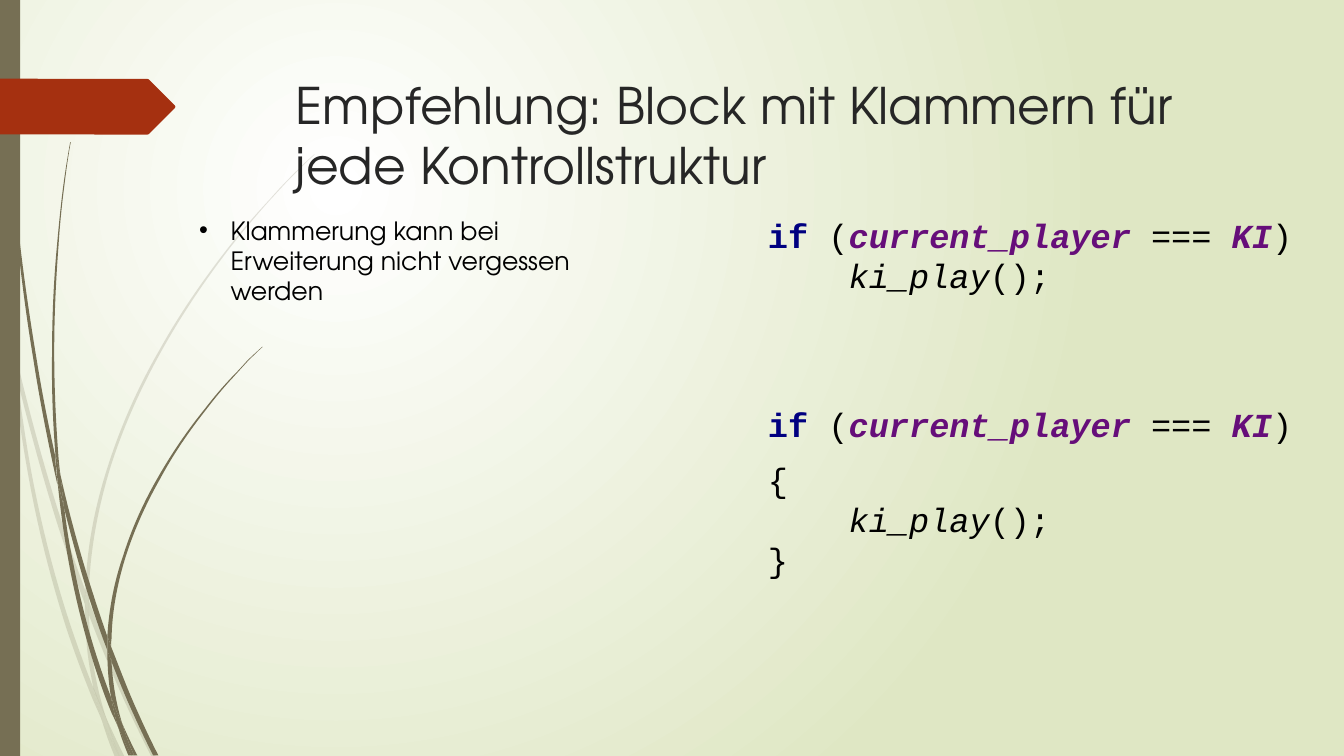
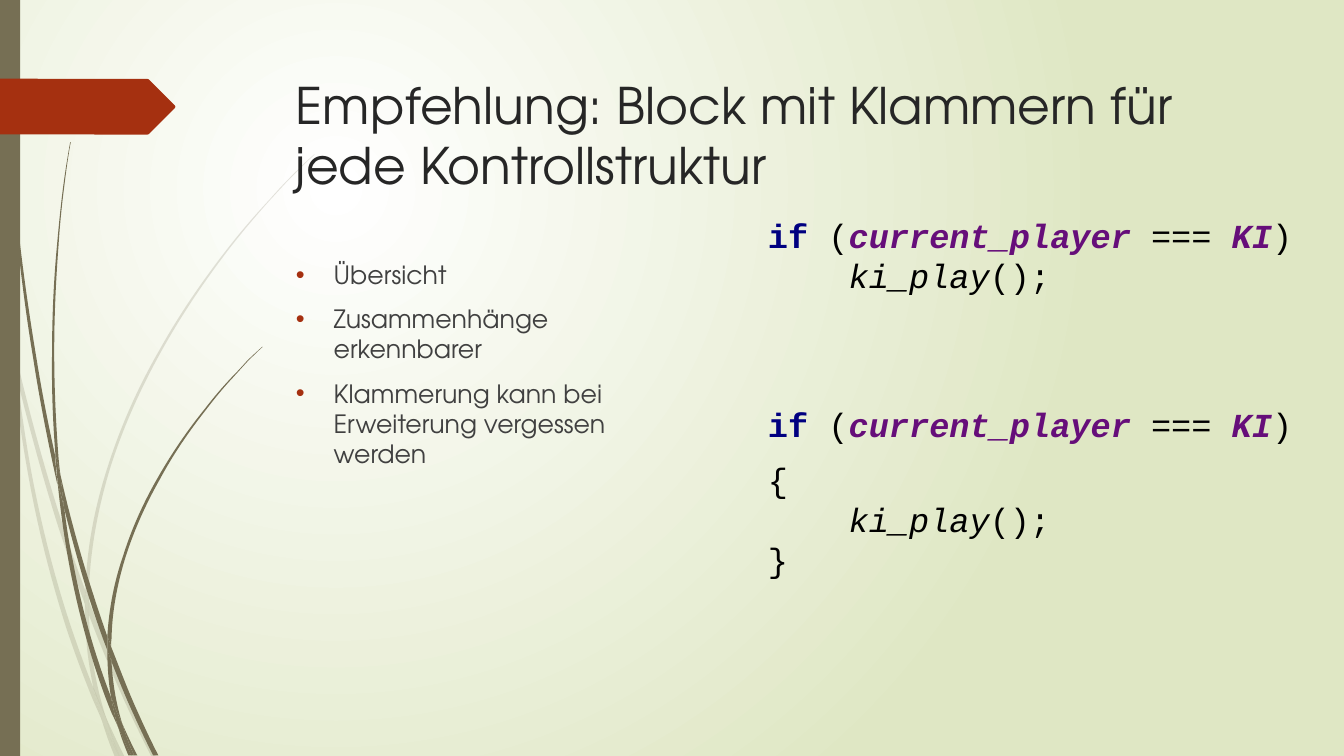
Before and after one commit to sarahkekslein/tictactoe, a slide deck: slide 9 of Präsentation/Code Conventions.pptx (slide 10 before the commit). Drawn at 1344x756 pixels with LibreOffice and Linux fonts; fonts in the diff are those of the drawing. Boxes give left, top, right and bottom in pixels: in the first picture for what was removed or moved away, otherwise in the second. Text is boxed around its words. In the diff, an @@ line names an element or a change of style, - is before the commit and + after.

```diff
--- a/Präsentation/Code Conventions.pptx
+++ b/Präsentation/Code Conventions.pptx
@@ text at (334, 261, 605, 464): text changed; text colour #000000 to #404040 @@
-• Klammerung kann bei Erweiterung nicht vergessen werden
+• Übersicht
+• Zusammenhänge erkennbarer
+• Klammerung kann bei Erweiterung vergessen werden
```
Also in this commit, not shown: 7 other slides changed, 1 slide added, 1 slide removed.
